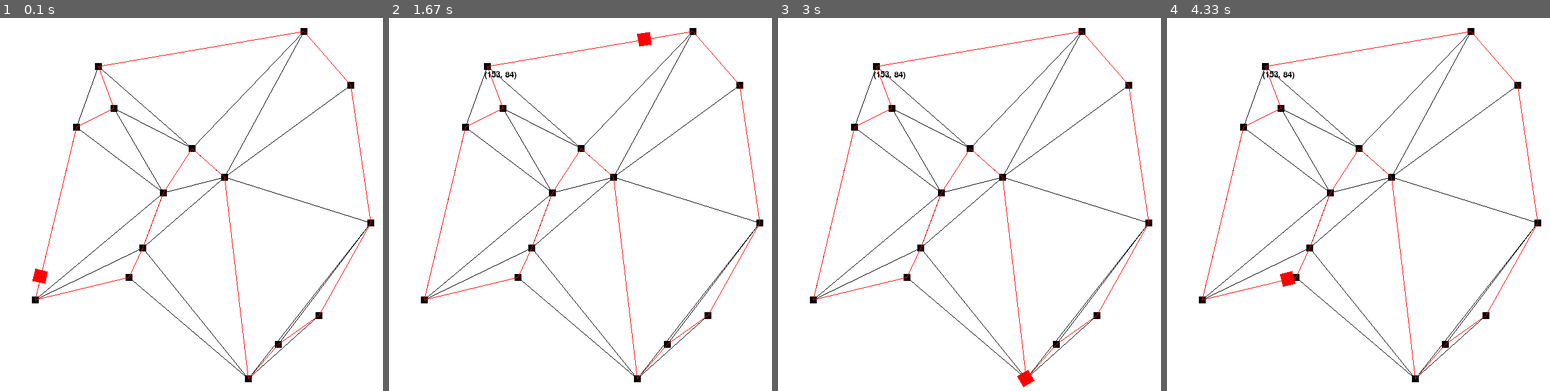
Above: before the commit, frames 1-4 (left to right).
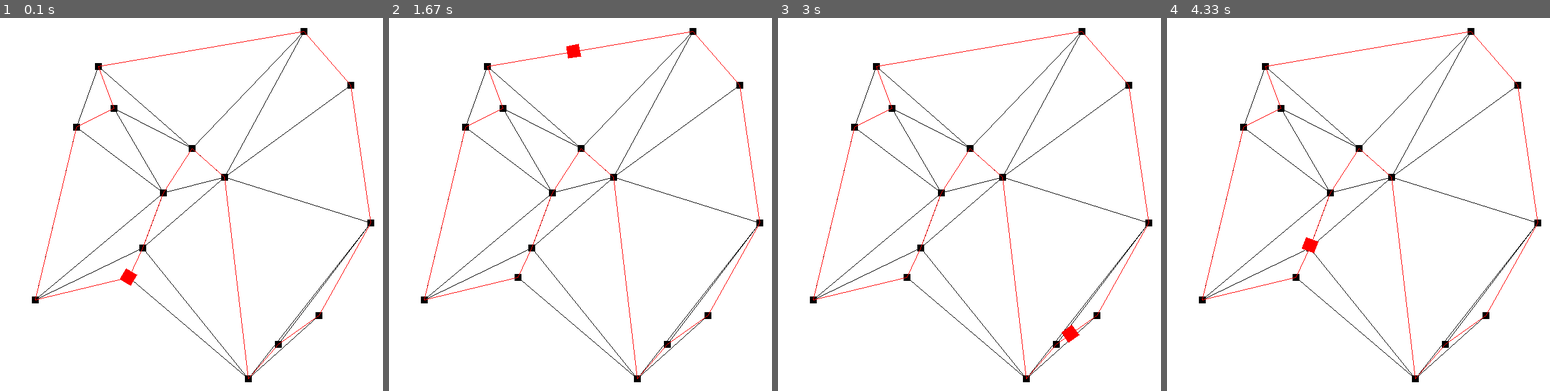
Above: after the commit, the same moments.

Repository: freshollie/ECU178A4
Game: pygame game, started from Main.py
The game is run twice, just before and just after one commit, with the same random seed, the same clock (stepped at 60 frames per second) and the same inputs.
Inputs (mouse positions are in pixels of both pictures, inside the frame that each line leads up to):
- Up to frame 1 (0.1 s): no input
- Up to frame 2 (1.67 s): tap D at 0.33, 1 s; press the mouse at (634, 252) at 0.7 s; move the mouse to (561, 163) at 0.8 s; release the mouse at (484, 70) at 0.93 s
- Up to frame 3 (3 s): no input
- Up to frame 4 (4.33 s): no input

The runs differ from the first frame. In frame 1, 0.2% of the frame differs, in the area x 8-36%, y 67-72%; in frame 2, 0.3%; in frame 3, 0.3%, in the area x 24-79%, y 14-99%; in frame 4, 0.3%.

Commit message:
Robot now turns the correct directions. Most methods and functions commented.

Diff:
--- a/DisplayDriver/Debug.py
+++ b/DisplayDriver/Debug.py
@@ -1,8 +1,4 @@
-import time
-import sys
-import os
-from .Globals import *
-from .Points import *
+import datetime
 from .GuiObjects import *
 from pygame.locals import *
 
--- a/DisplayDriver/DisplayDriver.py
+++ b/DisplayDriver/DisplayDriver.py
@@ -190,7 +190,7 @@
         Add a sequence to run
         '''
         self.sequences.append(sequence)
-        self.sequences[-1]['funcNum']=-1
+        self.sequences[-1].funcNum =- 1
 
     def deleteSequence(self,sequence):
         '''
@@ -205,40 +205,48 @@
         '''
 
         for sequence in self.sequences:
-            if sequence['funcNum']+1==len(sequence['sequence']):
-                if 'loop' not in sequence:
+            if sequence.getFuncNum()+1==sequence.getSequenceLength():
+                if not sequence.isLoop():
                     self.deleteSequence(sequence)
+                    sequence.finish()
                     continue
 
-                elif not sequence['loop']:
-                    self.deleteSequence(sequence)
+                else:
+                    sequence.setFuncNum(-1)
+
+            sequence.setFuncNum(sequence.getFuncNum()+1)
+            sequenceItem=sequence.getInterval()
+
+            if sequenceItem.getType()=='Wait':
+                if sequenceItem.waiting==None:
+                    sequenceItem.waiting=time.time()+sequenceItem.time
+                    sequence.setFuncNum(sequence.getFuncNum()-1)
                     continue
-
                 else:
-                    if sequence['loop']==True:
-                        sequence['funcNum']=-1
+                    if time.time()<sequenceItem.waiting:
+                        sequence.setFuncNum(sequence.getFuncNum()-1)
+                        continue
                     else:
-                        sequence['loop']-=1
-                        sequence['funcNum']=-1
-
-
-            sequence['funcNum']+=1
-            sequenceItem=sequence['sequence'][sequence['funcNum']]
-
-            if 'function' in sequenceItem:
-                self.addTask(sequenceItem['function'][0],sequenceItem['function'][1],once=True)
-
-            elif 'parrallel' in sequenceItem:
-                for function in sequenceItem['parrallel']:
-                    self.addTask(function['function'][0],function['function'][1],once=True)
-
-            elif 'wait' in sequenceItem:
-                loopNum=int(sequenceItem['wait']/self.frameLength)-2
-                if loopNum<0:
-                    loopNum=0
-                sequence['sequence'][sequence['funcNum']]={'ignore':0}
-                for i in range(int(loopNum)):
-                    sequence['sequence'].insert(sequence['funcNum']+1,{'ignore':0})
+                        sequenceItem.waiting=None
+                        sequence.setFuncNum(sequence.getFuncNum()+1)
+                        if sequence.getFuncNum()==sequence.getSequenceLength(): # Fixed sequence problem with wait being at the end
+                                                                                # of the sequence. 16/11/15
+                            if not sequence.isLoop():
+                                self.deleteSequence(sequence)
+                                sequence.finish()
+                                continue
+
+                            else:
+                                sequence.setFuncNum(-1)
+
+            sequenceItem=sequence.getInterval()
+            if sequenceItem.getType()=='Function':
+                self.addTask(sequenceItem.getFunction(),sequenceItem.getArguments(),once=True)
+
+            elif sequenceItem.getType()=='Parallel':
+                for interval in sequenceItem.parallel:
+                    self.addTask(interval.getFunction(),interval.getArguments(),once=True)
+
             else:
                 continue
 
--- a/DisplayDriver/Intervals.py
+++ b/DisplayDriver/Intervals.py
@@ -1,90 +1,121 @@
-import datetime
+####
+# Documentation start: 2/12/15
+#
+# 2/12/15:
+# Fixed start on an already existing sequence
+# not putting funcnum to -1
+#
 
-class Sequence(dict):
+
+class Sequence():
 
     def __init__(self,engine,*intervals):
         self.started=False
         self.engine=engine
-        self.name=''
-        self['sequence']=[]
+        self.sequence=[]
+        self.funcNum=-1
+        self.shouldLoop=False
         for interval in intervals:
-            self['sequence'].append(interval)
+            self.sequence.append(interval)
 
     def append(self,interval):
-        self['sequence'].append(interval)
+        self.sequence.append(interval)
 
     def start(self):
         if not self.started:
-            if 'loop' in self:
-                del self['loop']
+            self.resetSequence()
+            self.shouldLoop=False
             self.started=True
             self.engine.addSequence(self)
 
     def loop(self):
         if not self.started:
-            self['loop']=True
+            self.resetSequence()
+            self.shouldLoop=True
             self.started=True
             self.engine.addSequence(self)
 
+    def isLoop(self):
+        return self.shouldLoop
+
+    def resetSequence(self):
+        self.funcNum = -1
+        for interval in self.sequence:
+            if type(interval)==Wait:
+                interval.waiting = None
+
+    def getSequence(self):
+        return self.sequence
+
+    def getSequenceLength(self):
+        return len(self.sequence)
+
+    def setFuncNum(self,num):
+        self.funcNum=num
+
+    def getFuncNum(self):
+        return self.funcNum
+
+    def getInterval(self):
+        return self.sequence[self.funcNum]
+
     def finish(self):
-        if self.started and 'funcNum' in self:
-            self['funcNum']=len(self['sequence'])+1
-
-    def printStructure(self):
-        print('Sequence object %s Running:' %(self.started))
-        indent=0
-        time=0
-        for object in self['sequence']:
-            if type(object)==Wait:
-                print('|%s: %s Wait(%s)' %(datetime.timedelta(seconds=time),
-                                           indent*'    ',
-                                           object['wait']
-                                           )
-                      )
-                time+=object['wait']
-
-            elif type(object)==Func:
-                line1='|%s:%s Function{' %(datetime.timedelta(seconds=time),
-                                               indent*'    '
-                                            )
-                line2='%s%s(%s)' %(len(line1)*' ',
-                                   object['function'][0].__name__,
-                                   ('\n'+len(line1)*' '+',').join([str(item) for item in object['function'][0:]])
-                                   )
-                line3='%s}' %(len(line1)*' ')
-                print(line1)
-                print(line2)
-                print(line3)
-
-
+        if self.started:
+            self.setFuncNum(self.getSequenceLength()+1)
+            self.started = False
 
 
     def __str__(self):
-        self.printStructure()
-        return ''
+        return 'Sequence object %s Running: %s' %(self['name'],self.running)
 
-class Func(dict):
+class Interval():
+
+    def __init__(self,type):
+        self.type=type
+
+    def getType(self):
+        return self.type
+
+
+class Func(Interval):
 
     def __init__(self,function,*args):
-        self['function']=[function,args]
+        self.function=function
+        self.arguments=args
+        Interval.__init__(self,'Function')
+
+    def getFunction(self):
+        return self.function
+
+    def getArguments(self):
+        return self.arguments
 
     def __str__(self):
-        return 'Function Interval %s' %self['function'][0].__name__
+        return 'Function Interval %s' %self.function.__name__
 
-class Wait(dict):
+class Wait(Interval):
 
     def __init__(self,time):
-        self['wait']=time
+        self.time=time
+        self.waiting=None
+        Interval.__init__(self,'Wait')
+
+    def getTime(self):
+        return self.time
 
     def __str__(self):
-        return 'Wait Interval %s' %self['wait']
+        return 'Wait Interval %s' %self.time
 
-class Parrallel(dict):
+class Parallel(Interval):
 
     def __init__(self,*intervals):
-        self['parrallel']=[]
+        self.parallel=[]
         for interval in intervals:
-            self['parrallel'].append(interval)
+            self.parallel.append(interval)
+        Interval.__init__(self,'Parallel')
+
+    def append(self, interval):
+        self.parallel.append(interval)
 
     def __str__(self):
-        return 'Parrallel interval %s' %([function.__name__ for function in self['parrallel']])
+        return 'Parallel interval %s' %([function for function in self.parallel])
--- a/Main.py
+++ b/Main.py
@@ -12,6 +12,12 @@
 FPS = 50
 
 def find_intersection(p0, p1, p2, p3):
+    """
+    Find intersection takes the start and end points of 2 lines and
+    returns the intersection point if they collide
+
+    Function was found on stackoverflow but modified for our use
+    """
 
     p0,p1,p2,p3 = map(tuple, [p0, p1, p2, p3])
     s10_x = p1[0] - p0[0]
@@ -51,7 +57,14 @@
         return intersection_point
 
 class Road(Line):
-    def __init__(self, start, end):#
+    """
+    Road is the representation of a straight road in the town.
+    """
+
+    def __init__(self,
+                 start,
+                 end):
+
         #size = [10, Point(start).getDist(end)]
         #rotation = Point(start).getBearing(Point(end))
 
@@ -65,9 +78,19 @@
         Line.render(self, renderer)
 
 class Shop(Rectangle):
-    def __init__(self, pos, name = 'Shop'):
+    """
+    Shop is the representation of a shop in the town. May be used later
+    if we wanted to find our way around a shop too.
+    """
+    def __init__(self,
+                 pos,
+                 name = 'Shop'):
+
         self.name = name
-        Rectangle.__init__(self, pos, size = [10,10])
+
+        Rectangle.__init__(self,
+                           pos,
+                           size = [10,10])
 
     def setName(self, name):
         self.name = name
@@ -85,7 +108,13 @@
 
 
 class Town(object):
-    def __init__(self, roadSpecification = {}, maxShops = 5):
+    """
+    Town is graph made up of shops connecting to roads.
+    """
+    def __init__(self,
+                 roadSpecification = {},
+                 maxShops = 5):
+
         self.maxShops = maxShops
         self.roads = []
         self.shopDict = roadSpecification
@@ -94,6 +123,10 @@
             self.randomlyGenerate()
 
     def notIntersect(self, line):
+        """
+        Returns true if the road given does not intersect with any other already defined road
+        """
+
         for shop in self.shopDict:
             for otherShop in self.shopDict[shop]:
                 a = find_intersection(shop.getPos(), otherShop.getPos(), line[0], line[1])
@@ -103,6 +136,9 @@
         return True
 
     def orderDistance(self, fromPoint, toPoints, take=-1):
+        """
+        Returns the list of "toPoints" in ascending order of distance away from "fromPoint"
+        """
 
         smallestOrder = []
 
@@ -121,6 +157,11 @@
 
 
     def randomlyGenerate(self):
+        """
+        Randomly generates a graph with the number with max number of shop where all shops are connected to their closest
+        shops with no overlapping lines
+        """
+
         self.shopDict = {}
         orderedShopDict = {}
 
@@ -157,10 +198,9 @@
         Then connect the points to their closest points without overlapping lines
         and store these connections
         """
-
-        breakNum = 6
-
-        for i in range(breakNum):
+        shouldBreak = False
+        while not shouldBreak:
+            shouldBreak = True
             for shop in orderedShopDict:
                 if orderedShopDict[shop]:
                     otherShop = orderedShopDict[shop][0]
@@ -168,6 +208,7 @@
                         if self.notIntersect([shop.getPos(), otherShop.getPos()]):
                             self.shopDict[shop].append(otherShop)
                             self.shopDict[otherShop].append(shop)
+                            shouldBreak = False
 
                     del orderedShopDict[shop][0]
 
@@ -192,6 +233,10 @@
                     alreadyDone.append((shop, otherShop))
 
     def getConnections(self, node):
+        """
+        Returns all the nodes connected by roads to the given node
+        """
+
         if node not in self.shopDict:
             return []
 
@@ -211,56 +256,57 @@
             road.destroy()
 
 
+class Simulation():
+    def __init__(self):
+        self.town = Town(maxShops = 15)
+        self.town.render(DisplayDriver.engine)
+        self.robot = Robot(random.choice(list(self.town.shopDict)), town = self.town)
+        self.robot.render(DisplayDriver.engine)
+
+    def tick(self):
+        self.robot.tick()
+
 class lel():
     def __init__(self):
         self.t = None
+        self.rs = []
         self.mouseText = OnscreenText(pos=[0,0], text = '', size = 20)
         self.mouseText.render(DisplayDriver.engine)
 
     def new(self, event=None):
-        if self.t:
-            self.t.destroy()
-            self.r.destroy()
-        self.t = Town(maxShops=15)
-        self.t.render(DisplayDriver.engine)
-        self.r = Robot(random.choice(list(self.t.shopDict)), town = self.t)
-        self.r.calcPath()
-        self.r.render(DisplayDriver.engine)
+        if event == None or event.key != K_a:
+            if self.t:
+                self.t.destroy()
+            for r in self.rs:
+                r.destroy()
+            self.t = Town(maxShops=15)
+            self.t.render(DisplayDriver.engine)
+        else:
+            if self.t:
+                self.rs.append(Robot(random.choice(list(self.t.shopDict)), town = self.t))
+                self.rs[-1].render(DisplayDriver.engine)
+
 
     def kek(self, event):
         self.mouseText.setPos(event.pos)
         self.mouseText.setText(str(event.pos))
 
     def tick(self):
-        self.r.tick()
-
-l = lel()
-
-l.new()
+        for r in self.rs:
+            r.tick()
+
+#l = lel()
+
+#l.new()
 
 #DisplayDriver.engine.addTask(l.new, [None])
 #DisplayDriver.eventManager.bind(KEYDOWN, l.new)
-DisplayDriver.eventManager.bind(MOUSEMOTION, l.kek)
-
-DisplayDriver.engine.addTask(l.tick)
-
-
-class Simulation():
-    def __init__(self):
-        self.robot = Robot([640/2,640/2])
-        self.robot.render(DisplayDriver.engine)
-        #r.setBearing(random.random()*360)
-
-        self.robot.velocity = 100
-
-        #DisplayDriver.eventManager.bind(MOUSEMOTION,mouseMoved)
-        DisplayDriver.engine.addTask(r.tick)
-
-
-    def mouseMoved(event):
-        pos = event.pos
-
-        self.robot.setBearing(Point(pos).getBearing(r.getPos()))
+#DisplayDriver.eventManager.bind(MOUSEMOTION, l.kek)
+
+
+sim = Simulation()
+
+DisplayDriver.engine.addTask(sim.tick)
 
 DisplayDriver.engine.setFrameRate(Globals.FPS)
 DisplayDriver.engine.graphics.setRes(Globals.RESOLUTION)
--- a/Robot.py
+++ b/Robot.py
@@ -1,6 +1,7 @@
 from DisplayDriver.GuiObjects import *
 import math
 import Globals
+import time
 
 class Route:
     """
@@ -8,41 +9,61 @@
     """
 
     def __init__(self, path):
-        self.path = path
-        self.originalPath = path[:]
+        self.path = path # Store the path
+        self.originalPath = path[:] #Take a copy of the stored path
         self.lines = []
-        for i in range(len(path)-1):
+        for i in range(len(path)-1): # Generate graphical lines representing the paths
             self.lines.append(Line(path[i].getPos(),
                                    path[i+1].getPos(),
                                    colour = [255,0,0], width = 1))
 
     def getNextPoint(self):
+        """
+        Returns the next point in route
+        """
         if not self.path:
             self.reset()
 
         return self.path.pop()
 
     def reset(self):
+        """
+        Reset the path so that it can be traversed again
+        """
         self.path = self.originalPath[:]
 
     def render(self, renderer):
+        """
+        Renders the path so that it can be see on screen
+        """
         for line in self.lines:
             line.render(renderer)
 
     def destroy(self):
+        """
+        Destroy the path so that it is no longer seen on screen
+        """
         for line in self.lines:
             line.removeNode()
 
 class Robot(Rectangle):
+    """
+    Robot object, represented by a rectangle
+
+    It will find the path around a town and move around that path
+    """
+
     def __init__(self,
                  homeNode,
                  town):
 
+        # Initialise the rectangle
         Rectangle.__init__(self,
                            pos = homeNode.getPos(),
                            size = [20,20],
                            colour = [255, 0, 0])
 
+        #
         self.homeNode = homeNode
         self.velocity = 2000
         self.turnSpeed = 1000
@@ -56,102 +77,172 @@
         self.status = "Hunt"
 
     def setBearing(self, bearing):
-        while bearing>=360:
-            bearing -= 360
-
-        while bearing<0:
-            bearing+=360
+        """
+        Set which way the robot is facing
+        """
+
+        bearing = bearing % 360
 
         self.bearing = bearing
         self.setRotation(self.bearing)
 
     def turn(self, targetBearing):
+        """
+        Turns at the correct turn speed towards the given target bearing
+        """
+
         if abs(self.bearing - targetBearing)<(self.turnSpeed/Globals.FPS):
             self.setBearing(targetBearing)
             return
 
-        turnModifier = (targetBearing-self.bearing)/abs(targetBearing-self.bearing)
+        bearing = self.bearing
+
+        if targetBearing>bearing:
+            difference = targetBearing - bearing
+            if difference > 180:
+                turnModifier = -1
+            else:
+                turnModifier = 1
+        else:
+            difference = bearing - targetBearing
+
+            if difference > 180:
+                turnModifier = 1
+            else:
+                turnModifier = -1
 
         self.setBearing(self.bearing+(self.turnSpeed/Globals.FPS*turnModifier))
 
 
     def reccurPath(self, currentShop, previousShops, pathLength):
-        connectingShops = self.town.getConnections(currentShop)
+        """
+        Reccurr path runs a brute force traveling salesman solution.
+
+        It will return the fastest route around all of the shops in the order they
+        will be navigated
+        """
+
+        connectingShops = self.town.getConnections(currentShop) # Find the shops that are connected to the current shop
 
         for shop in connectingShops:
 
             if shop in previousShops:
-                continue
-
-            #print(shop, previousShops[:]+[shop], pathLength + currentShop.getPos().getDist(shop.getPos()))
+                continue # If the selected next shop has already been used it will be ignored
+
+            # New shop found so recur for that shop with new perameters
             returnValue = self.reccurPath(shop, previousShops[:]+[shop], pathLength + currentShop.getPos().getDist(shop.getPos()))
 
-            if returnValue != False:
-                return returnValue
+            if returnValue != False: # If false is returned then no valid route was found for that shop
+                return returnValue # Return the valid route
+
         if self.homeNode in connectingShops and len(previousShops) == len(self.town.shopDict):
-            return (previousShops[:] + [self.homeNode], pathLength + currentShop.getPos().getDist(shop.getPos()))
-        else:
+            # If we are at the end of the route, then we have found a valid route
+            return previousShops[:] + [self.homeNode]
+        else:
+            # Run out of shops and we are at the end of the route, so return False show not a valid route
             return False
 
 
     def calcPath(self):
+        """
+        Finds and stores a path around the town
+        """
+
         if not self.town:
+            # If there is no given town then this won't work so return
             return
-        l = self.reccurPath(self.homeNode, [self.homeNode], 0)
-        if l:
-            l = l[0]
-
-            self.route = Route(l)
-
-        else:
-            print(l)
+
+        path = self.reccurPath(self.homeNode, [self.homeNode], 0)
+
+        if path:
+            self.route = Route(path) # Make a route object of the found path
+
+        else:
+            print(path)
 
 
     def calcTrigPos(self, distance):
-
+        """
+        Calculates and returns a new position of the robot
+        for the given distance. It uses the bearing of the robot to
+        calculate this.
+
+        A bearing of 0 is directly up and rotates clockwise
+        """
+
+        # If you did GCSE maths you should understand trig.
+        # But if not here is an explantion
+
+
+        # If the bearing is an exact 90 degrees then there is no need for
+        # trig to be used.
         if self.bearing == 0:
             yPlus = -distance
             xPlus = 0
+
         elif self.bearing == 90:
             xPlus = distance
             yPlus = 0
+
         elif self.bearing == 180:
             yPlus = distance
             xPlus = 0
+
         elif self.bearing == 270:
             xPlus = -distance
             yPlus = 0
-        else:
+
+
+        else:
+            # Do the correct trig calculation based on what the bearing is.
             if self.bearing<90:
                 yPlus = -(math.cos(math.radians(self.bearing))*distance)
                 xPlus = math.sin(math.radians(self.bearing))*distance
+
             elif self.bearing<180:
                 bearing = math.radians(self.bearing - 90)
                 xPlus = math.cos(bearing)*distance
                 yPlus = math.sin(bearing)*distance
+
             elif self.bearing<270:
                 bearing = math.radians(self.bearing - 180)
                 xPlus = -math.sin(bearing)*distance
                 yPlus = math.cos(bearing)*distance
+
             elif self.bearing<360:
                 bearing = math.radians(self.bearing - 270)
                 xPlus = - math.cos(bearing)*distance
                 yPlus = - math.sin(bearing)*distance
 
-        return self.getX()+xPlus, self.getY()+yPlus
+        return self.getX()+xPlus, self.getY()+yPlus # Return the new position
 
     def tick(self):
-        if self.status == "Hunt":
-            if self.targetShop:
+        """
+        Tick method. Called every new display frame.
+
+        """
+
+        if self.status == "Hunt": # Hunt means go looking around the shops
+
+            if self.targetShop: # If there is a current targetShop
+
                 if self.getPos().getDist(self.targetShop.getPos())<(self.velocity*Globals.PixelsPerMetre/Globals.FPS):
+                    # If the distance to the shop is so small that it will go past it next movement
+                    # Then move to the shop
+
                     self.setPos(self.targetShop.getPos())
-                    self.targetShop = self.route.getNextPoint()
+
+                    self.targetShop = self.route.getNextPoint() # Get a new target shop
+
                 elif self.bearing == self.targetShop.getPos().getBearing(self.getPos()):
+                    # If the current bearing is correct
+
                     self.setPos(self.calcTrigPos(self.velocity*Globals.PixelsPerMetre/Globals.FPS))
 
             else:
                 self.targetShop = self.route.getNextPoint()
-            self.turn(self.targetShop.getPos().getBearing(self.getPos()))
+
+            self.turn(self.targetShop.getPos().getBearing(self.getPos())) # Turn towards the given bearing
 
             #self.setPos(self.calcTrigPos(self.velocity*Globals.PixelsPerMetre/Globals.FPS))
 
